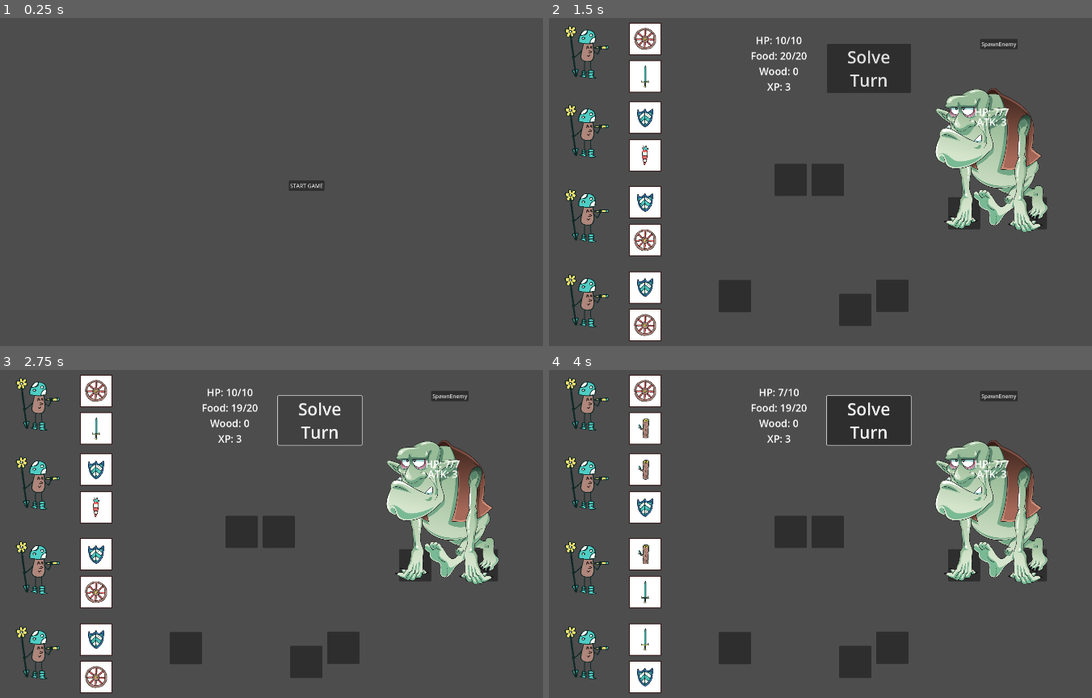
Above: before the commit, frames 1-4 (two rows, left to right).
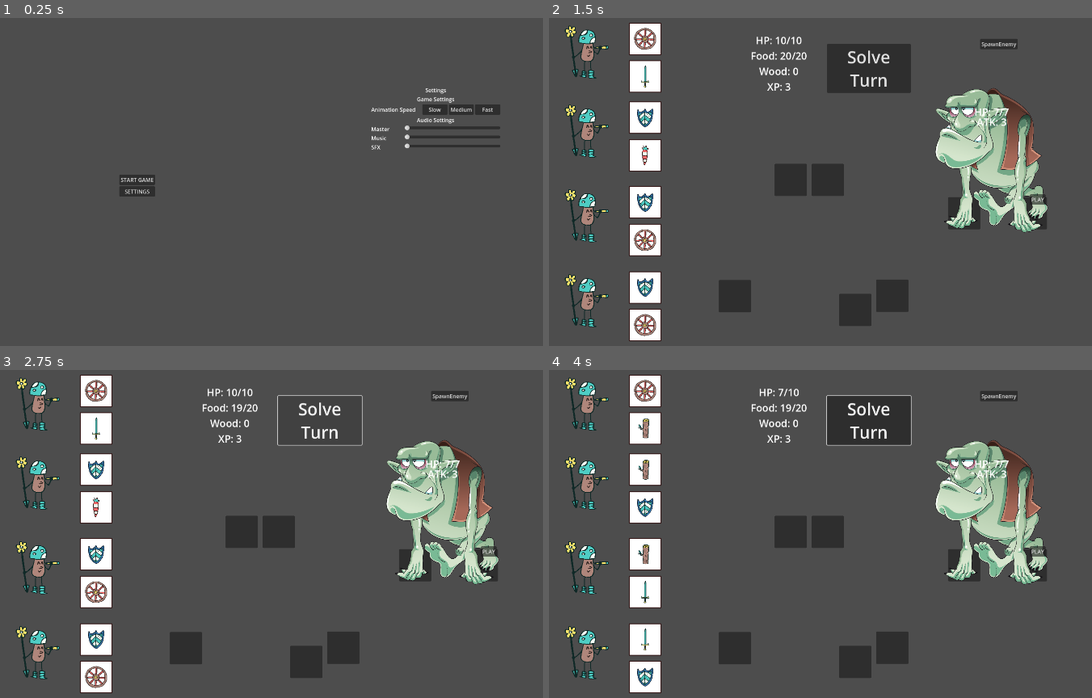
Above: after the commit, the same moments.

Repository: Sugo98/godot-77
Game: Godot game, scene res://game_logic/game_manager.tscn
The game is run twice, just before and just after one commit, with the same random seed, the same clock (stepped at 60 frames per second) and the same inputs.
Inputs (mouse positions are in pixels of both pictures, inside the frame that each line leads up to):
- Up to frame 1 (0.25 s): no input
- Up to frame 2 (1.5 s): click "START GAME" (after the commit: "SETTINGS") at 0.5 s; click "Confirm" at 1.25 s
- Up to frame 3 (2.75 s): click "Solve Turn" at 2 s
- Up to frame 4 (4 s): click (1037, 550) at 2.75 s, where only the run after the commit has a clickable "PLAY"; click (1037, 550) at 3.5 s, where only the run after the commit has a clickable "PLAY"

The runs differ from the first frame. In frame 1, 1.6% of the frame differs, in the area x 22-93%, y 21-55%; in frame 2, less than 0.1%; in frame 3, less than 0.1%; in frame 4, less than 0.1%.

Commit message:
audioPlayer

Diff:
--- /dev/null
+++ b/default_bus_layout.tres
@@ -0,0 +1,15 @@
+[gd_resource type="AudioBusLayout" format=3 uid="uid://bbf2e0rdrovob"]
+
+[resource]
+bus/1/name = &"Music"
+bus/1/solo = false
+bus/1/mute = false
+bus/1/bypass_fx = false
+bus/1/volume_db = 0.0
+bus/1/send = &"Master"
+bus/2/name = &"SFX"
+bus/2/solo = false
+bus/2/mute = false
+bus/2/bypass_fx = false
+bus/2/volume_db = 0.0
+bus/2/send = &"Master"
--- a/enemies logic/enemy.gd
+++ b/enemies logic/enemy.gd
@@ -4,6 +4,7 @@
 @export var hp_label: Label
 @export var attack_label: Label
 @export var sprite2D: Sprite2D
+@export var attack_sfx : AudioStreamPlayer
 
 @export var attack_animation_x : int = 75
 
@@ -76,6 +77,7 @@
 	var tween = get_tree().create_tween()
 	tween.tween_property(sprite2D, "position:x", -attack_animation_x ,0.1)
 	tween.tween_property(sprite2D, "position:x", 0 ,0.1)
+	play_attack_sfx(0.1)
 	return turn_atk
 
 func red_flash() -> void:
@@ -89,3 +91,8 @@
 	var tween = get_tree().create_tween()
 	tween.tween_property(sprite2D, "position:x", 0 ,0.1)
 	tween.parallel().tween_property(sprite2D, "modulate:a", 1 ,0.15)
+
+func play_attack_sfx(delay : float):
+	await get_tree().create_timer(delay).timeout
+	attack_sfx.pitch_scale = randf_range(0.6,1.2)
+	attack_sfx.play()
--- a/enemies logic/enemy.tscn
+++ b/enemies logic/enemy.tscn
@@ -1,13 +1,15 @@
-[gd_scene load_steps=3 format=3 uid="uid://yvwkwgojt1ab"]
+[gd_scene load_steps=4 format=3 uid="uid://yvwkwgojt1ab"]
 
 [ext_resource type="Texture2D" uid="uid://carugwdj4af1a" path="res://assets/enemies/skeleton.png" id="1_cdgfo"]
 [ext_resource type="Script" path="res://enemies logic/enemy.gd" id="2_xixe7"]
+[ext_resource type="AudioStream" uid="uid://cmvpunesy6b3t" path="res://assets/sound fx/hitHurt.wav" id="3_nsnlr"]
 
-[node name="Enemy" type="Node2D" node_paths=PackedStringArray("hp_label", "attack_label", "sprite2D")]
+[node name="Enemy" type="Node2D" node_paths=PackedStringArray("hp_label", "attack_label", "sprite2D", "attack_sfx")]
 script = ExtResource("2_xixe7")
 hp_label = NodePath("HPLabel")
 attack_label = NodePath("AttackLabel")
 sprite2D = NodePath("Sprite2D")
+attack_sfx = NodePath("AttackSFX")
 
 [node name="Sprite2D" type="Sprite2D" parent="."]
 position = Vector2(0, -57)
@@ -42,3 +44,16 @@
 theme_override_font_sizes/font_size = 30
 text = "ATK: 1"
 horizontal_alignment = 1
+
+[node name="AttackSFX" type="AudioStreamPlayer" parent="."]
+stream = ExtResource("3_nsnlr")
+bus = &"SFX"
+
+[node name="Button" type="Button" parent="."]
+offset_left = 114.0
+offset_top = 50.0
+offset_right = 161.0
+offset_bottom = 81.0
+text = "PLAY"
+
+[connection signal="pressed" from="Button" to="." method="play_attack_sfx"]
--- a/game_logic/basic_level.tscn
+++ b/game_logic/basic_level.tscn
@@ -257,5 +257,8 @@
 theme_override_font_sizes/font_size = 30
 text = "Distance: 5"
 
+[node name="BackGroundMusic" type="AudioStreamPlayer" parent="."]
+bus = &"Music"
+
 [connection signal="pressed" from="DebugSpawn" to="." method="debug_spawn_enemy"]
 [connection signal="pressed" from="SolveTurn" to="." method="solve_turn"]
--- a/game_logic/basic_level_logic.gd
+++ b/game_logic/basic_level_logic.gd
@@ -12,6 +12,7 @@
 @onready var food_slots_container: Control = $FoodSlots
 @onready var road_slots_container: Control = $RoadSlots
 @onready var caravan_slots_container: Control = $CaravanSlots
+@onready var back_ground_music: AudioStreamPlayer = $BackGroundMusic
 
 @onready var road_label: Label = $RoadLabel
 @onready var animation_timer: Timer = $AnimationTimer
@@ -44,7 +45,10 @@
 	show_slots()
 	spawn_initial_enemy()
 	decrase_road(0) #update road label
+	start_playng_music()
 	blocker.hide()
+	back_ground_music.stream = data.soundtrack
+	back_ground_music.play()
 
 func show_slots():
 	for slot : DiceSlot in wood_slots:
@@ -88,6 +92,7 @@
 
 func solve_turn():
 	blocker.show()
+	basic_wait_time = Utils.basic_wait_time
 	await solve_hunger()
 	await solve_wood_slots()
 	await solve_food_slots()
@@ -349,3 +354,7 @@
 		return active_enemies.is_empty()
 	else:
 		return (road <= 0)
+
+func start_playng_music():
+	back_ground_music.stream = data.soundtrack
+	back_ground_music.play()
--- a/game_logic/main_menu.tscn
+++ b/game_logic/main_menu.tscn
@@ -11,19 +11,122 @@
 grow_vertical = 2
 script = ExtResource("1_m3nt4")
 
-[node name="StartGame" type="Button" parent="."]
+[node name="Game Menu" type="VBoxContainer" parent="."]
 layout_mode = 1
-anchors_preset = 8
-anchor_left = 0.5
+anchors_preset = 4
 anchor_top = 0.5
-anchor_right = 0.5
 anchor_bottom = 0.5
-offset_left = -4.0
-offset_top = -4.0
-offset_right = 4.0
-offset_bottom = 4.0
-grow_horizontal = 2
+offset_left = 403.0
+offset_top = -33.0
+offset_right = 509.0
+offset_bottom = 33.0
 grow_vertical = 2
+
+[node name="StartGame" type="Button" parent="Game Menu"]
+layout_mode = 2
 text = "START GAME"
 
-[connection signal="pressed" from="StartGame" to="." method="_on_start_game_pressed"]
+[node name="Option" type="Button" parent="Game Menu"]
+layout_mode = 2
+text = "SETTINGS"
+
+[node name="Settings Menu" type="VBoxContainer" parent="."]
+layout_mode = 0
+offset_left = 1152.0
+offset_top = 244.0
+offset_right = 1536.0
+offset_bottom = 643.0
+
+[node name="Option" type="Label" parent="Settings Menu"]
+layout_mode = 2
+text = "Settings"
+horizontal_alignment = 1
+
+[node name="VBoxContainer2" type="VBoxContainer" parent="Settings Menu"]
+layout_mode = 2
+
+[node name="Game" type="Label" parent="Settings Menu/VBoxContainer2"]
+layout_mode = 2
+text = "Game Settings"
+horizontal_alignment = 1
+
+[node name="HBoxContainer" type="HBoxContainer" parent="Settings Menu/VBoxContainer2"]
+layout_mode = 2
+
+[node name="Label" type="Label" parent="Settings Menu/VBoxContainer2/HBoxContainer"]
+layout_mode = 2
+size_flags_horizontal = 3
+size_flags_stretch_ratio = 2.0
+text = "Animation Speed"
+
+[node name="Button" type="Button" parent="Settings Menu/VBoxContainer2/HBoxContainer"]
+layout_mode = 2
+size_flags_horizontal = 3
+text = "Slow"
+
+[node name="Button2" type="Button" parent="Settings Menu/VBoxContainer2/HBoxContainer"]
+layout_mode = 2
+size_flags_horizontal = 3
+text = "Medium"
+
+[node name="Button3" type="Button" parent="Settings Menu/VBoxContainer2/HBoxContainer"]
+layout_mode = 2
+size_flags_horizontal = 3
+text = "Fast"
+
+[node name="VBoxContainer" type="VBoxContainer" parent="Settings Menu"]
+layout_mode = 2
+
+[node name="Audio" type="Label" parent="Settings Menu/VBoxContainer"]
+layout_mode = 2
+text = "Audio Settings"
+horizontal_alignment = 1
+
+[node name="HBoxContainer" type="HBoxContainer" parent="Settings Menu/VBoxContainer"]
+layout_mode = 2
+
+[node name="Label" type="Label" parent="Settings Menu/VBoxContainer/HBoxContainer"]
+layout_mode = 2
+size_flags_horizontal = 3
+text = "Master"
+
+[node name="HSlider" type="HSlider" parent="Settings Menu/VBoxContainer/HBoxContainer"]
+layout_mode = 2
+size_flags_horizontal = 3
+size_flags_stretch_ratio = 3.0
+max_value = 1.0
+step = 0.01
+
+[node name="HBoxContainer2" type="HBoxContainer" parent="Settings Menu/VBoxContainer"]
+layout_mode = 2
+
+[node name="Label" type="Label" parent="Settings Menu/VBoxContainer/HBoxContainer2"]
+layout_mode = 2
+size_flags_horizontal = 3
+text = "Music"
+
+[node name="HSlider" type="HSlider" parent="Settings Menu/VBoxContainer/HBoxContainer2"]
+layout_mode = 2
+size_flags_horizontal = 3
+size_flags_stretch_ratio = 3.0
+max_value = 1.0
+step = 0.01
+
+[node name="HBoxContainer3" type="HBoxContainer" parent="Settings Menu/VBoxContainer"]
+layout_mode = 2
+
+[node name="Label" type="Label" parent="Settings Menu/VBoxContainer/HBoxContainer3"]
+layout_mode = 2
+size_flags_horizontal = 3
+text = "SFX
+"
+
+[node name="HSlider" type="HSlider" parent="Settings Menu/VBoxContainer/HBoxContainer3"]
+layout_mode = 2
+size_flags_horizontal = 3
+size_flags_stretch_ratio = 3.0
+max_value = 1.0
+step = 0.01
+
+[connection signal="pressed" from="Game Menu/StartGame" to="." method="_on_start_game_pressed"]
+[connection signal="pressed" from="Game Menu/Option" to="." method="_on_start_game_pressed"]
--- a/game_logic/utils.gd
+++ b/game_logic/utils.gd
@@ -17,3 +17,5 @@
 	var new_feedback = TextFeedback.new()
 	main_canvas.add_child(new_feedback)
 	new_feedback.init(text, position)
+
+var basic_wait_time : float = 0.5
--- a/resources/levels/plain.tres
+++ b/resources/levels/plain.tres
@@ -1,10 +1,11 @@
-[gd_resource type="Resource" script_class="LevelData" load_steps=6 format=3 uid="uid://g46vae27pvqv"]
+[gd_resource type="Resource" script_class="LevelData" load_steps=7 format=3 uid="uid://g46vae27pvqv"]
 
 [ext_resource type="Script" path="res://resources/levels/level_data.gd" id="1_7m182"]
 [ext_resource type="Script" path="res://resources/enemies/enemies_data.gd" id="1_kis5l"]
 [ext_resource type="Resource" uid="uid://cym70r58r53w" path="res://resources/enemies/orchetto.tres" id="2_v1352"]
 [ext_resource type="Resource" uid="uid://delt0qchgjv4n" path="res://resources/enemies/wolf.tres" id="3_avcmi"]
 [ext_resource type="Resource" uid="uid://dncssya7ud4yx" path="res://resources/enemies/troll.tres" id="4_xbqib"]
+[ext_resource type="AudioStream" uid="uid://boppptxo32qo2" path="res://assets/music/Town_-_Enchanted_Village.ogg" id="6_nx76g"]
 
 [resource]
 script = ExtResource("1_7m182")
@@ -27,3 +28,4 @@
 road_obstacle = 0
 broken_bridge = false
 dragon_level = false
+soundtrack = ExtResource("6_nx76g")
Not shown, added: assets/music/Town_-_Enchanted_Village.ogg.import
Not shown, added: assets/sound fx/hitHurt.wav.import
Not shown, added: assets/music/Town_-_Enchanted_Village.ogg
Not shown, added: assets/sound fx/hitHurt.wav
